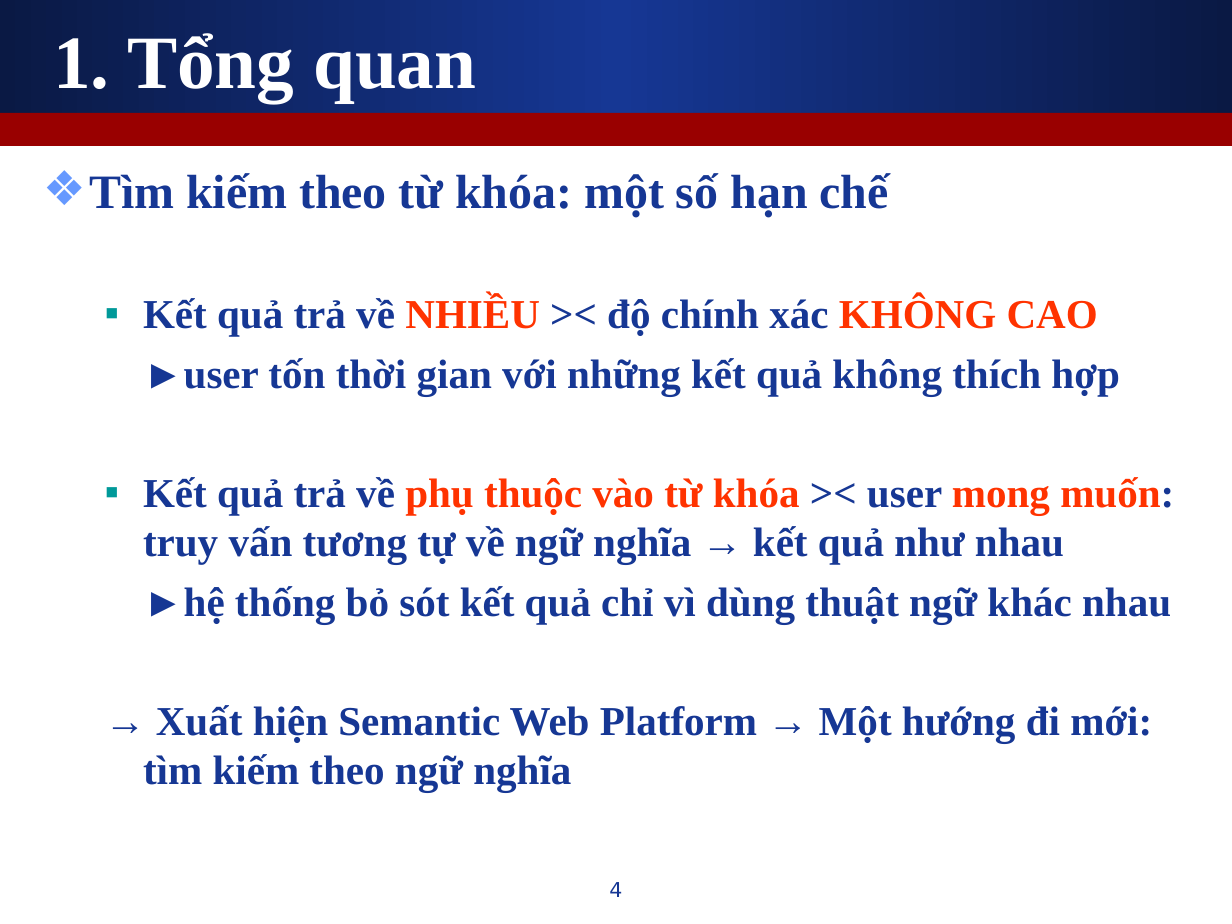
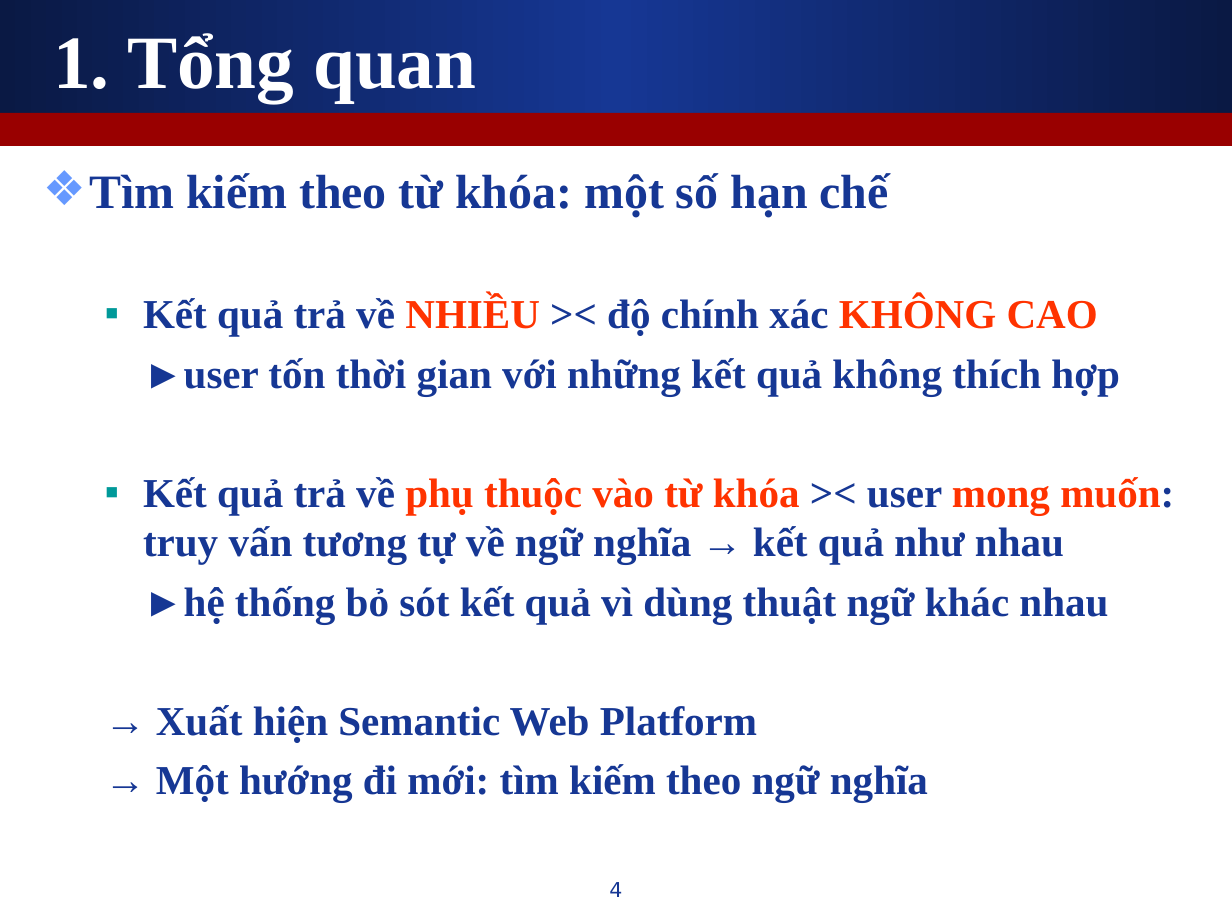
Before and after one commit to leaderwing/kt-kimres, a slide deck: slide 4 of note/Copy of [Thesis] Presentation.ppt. Drawn at 1232x924 pixels with LibreOffice and Linux fonts; fonts in the diff are those of the drawing. Boxes give left, top, right and bottom in pixels: in the first picture for what was removed or moved away, otherwise in the second. Text is boxed around its words. In the diff, an @@ line names an element or a change of style, - is before the commit and + after.

```diff
--- a/note/Copy of [Thesis] Presentation.ppt
+++ b/note/Copy of [Thesis] Presentation.ppt
@@ text at (143,586,1108,802): text changed @@
-  ►hệ thống bỏ sót kết quả chỉ vì dùng thuật ngữ khác nhau
-  → Xuất hiện Semantic Web Platform → Một hướng đi mới: tìm kiếm theo ngữ nghĩa
+  ►hệ thống bỏ sót kết quả vì dùng thuật ngữ khác nhau
+  → Xuất hiện Semantic Web Platform
+  → Một hướng đi mới: tìm kiếm theo ngữ nghĩa
```
Also in this commit, not shown: 2 other slides changed.
